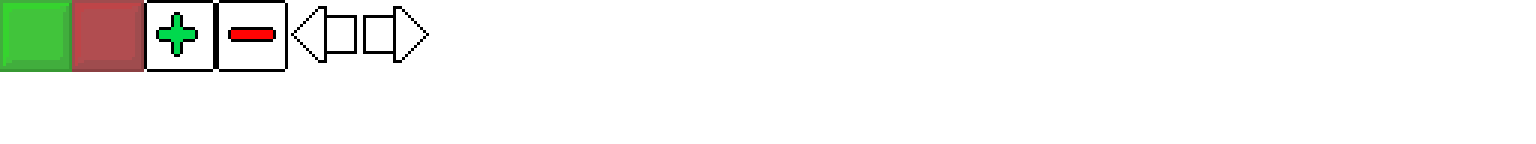
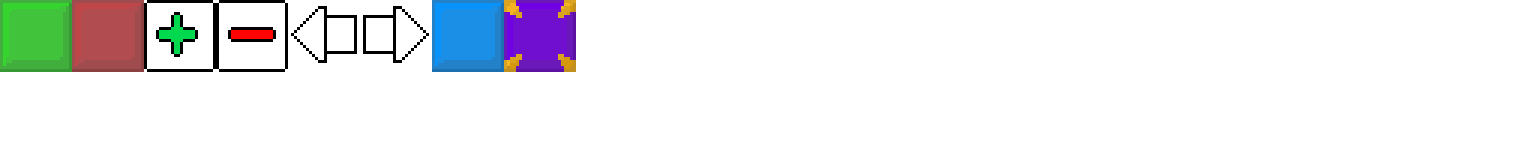
Comparing the layer stacks of the two 1536px x 144px images. Changes:
painted on "Background" over [432, 0, 576, 72]
